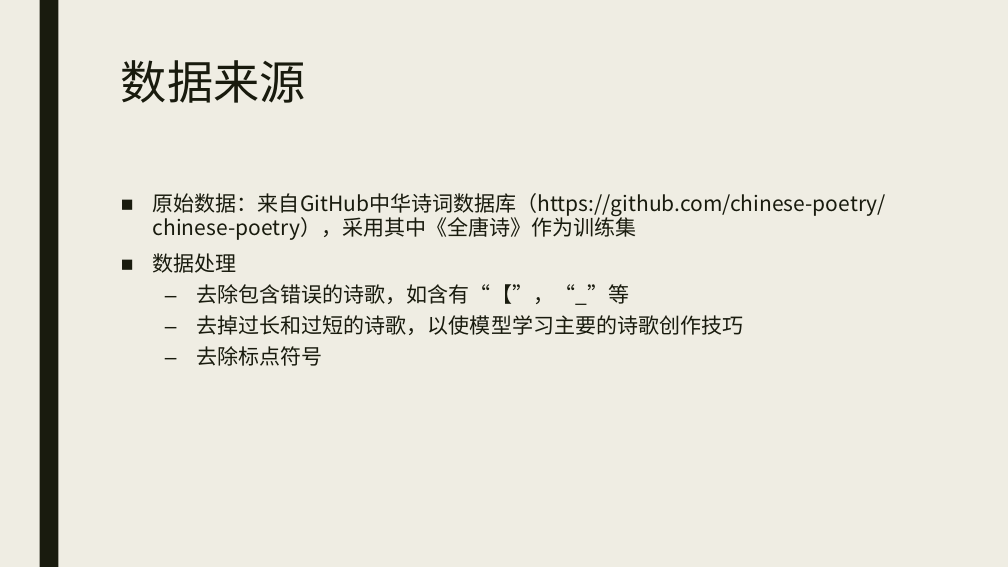
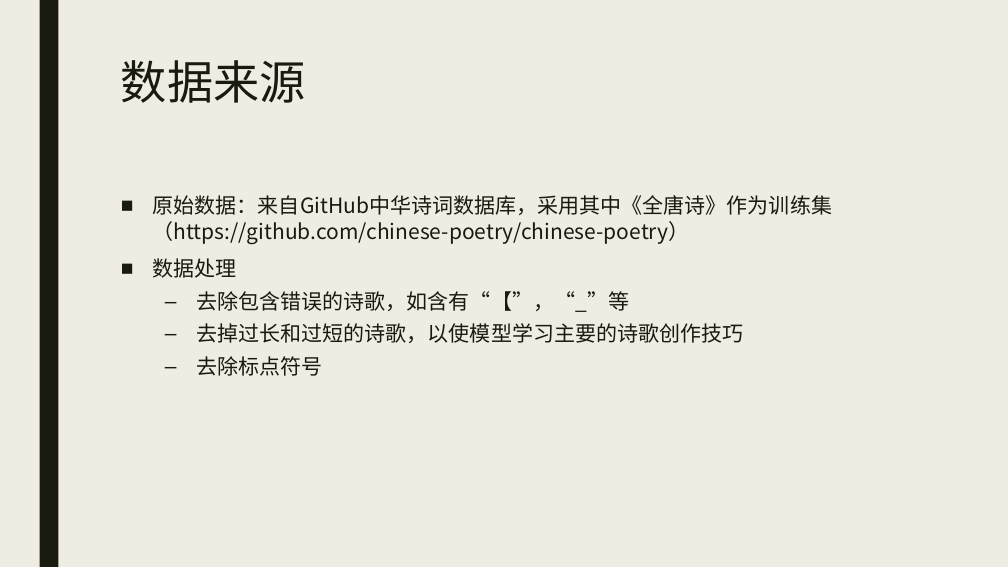
Before and after one commit to Changed-cc/deepstudy, a slide deck: slide 4 of CPG_pre.pptx. Drawn at 1008x567 pixels with LibreOffice and Linux fonts; fonts in the diff are those of the drawing. Boxes give left, top, right and bottom in pixels: in the first picture for what was removed or moved away, otherwise in the second. Text is boxed around its words. In the diff, an @@ line names an element or a change of style, - is before the commit and + after.

```diff
--- a/CPG_pre.pptx
+++ b/CPG_pre.pptx
@@ text at (153,195,832,244): text changed @@
-■ 原始数据：来自GitHub中华诗词数据库（https://github.com/chinese-poetry/chinese-poetry），采用其中《全唐诗》作为训练集
+■ 原始数据：来自GitHub中华诗词数据库，采用其中《全唐诗》作为训练集（https://github.com/chinese-poetry/chinese-poetry）
@@ text at (153,258,744,376): line spacing 0.94 to 1 @@
```
Also in this commit, not shown: 5 other slides changed, 1 slide added.
